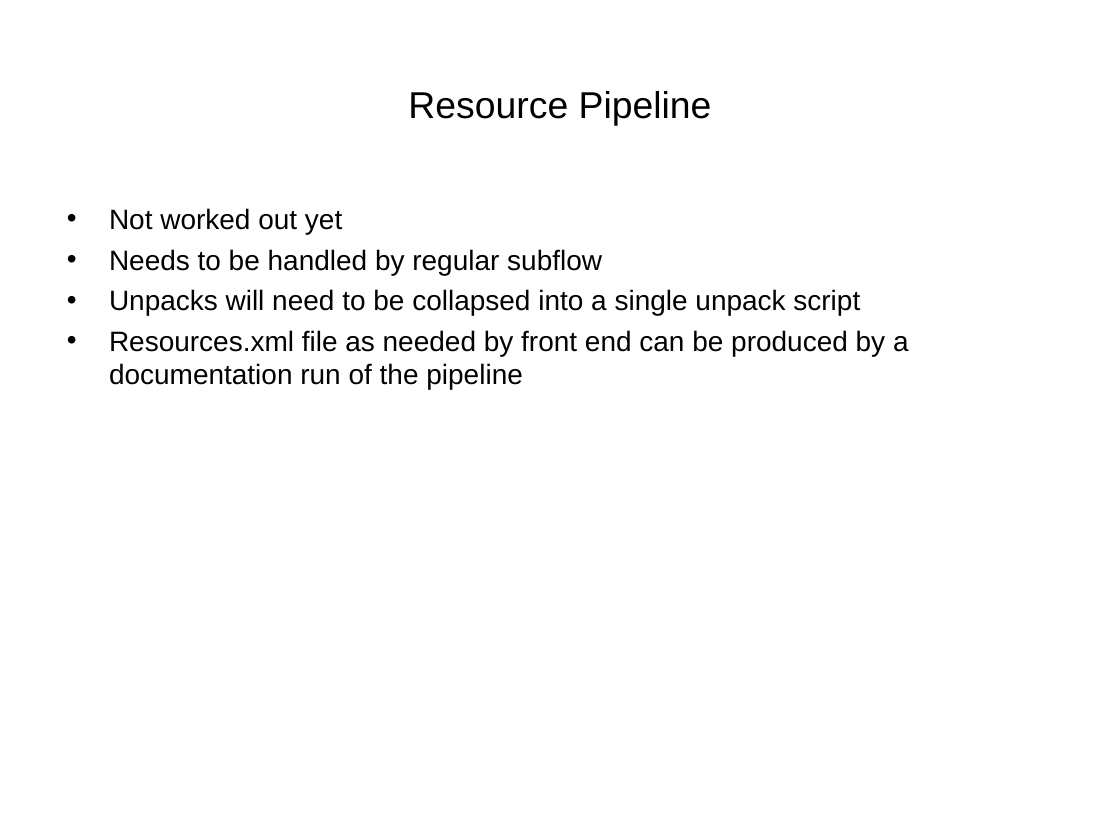
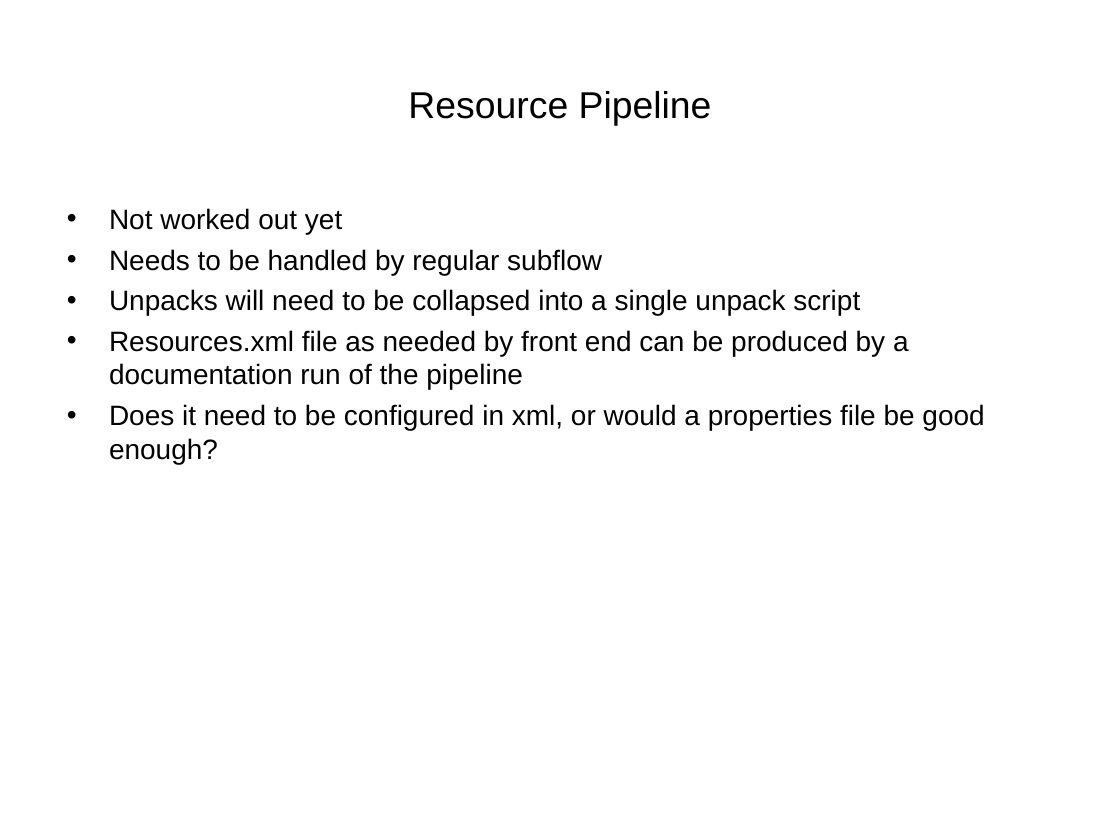
Before and after one commit to VEuPathDB/ApiCommonData, a slide deck: slide 17 of Load/doc/workflow/plasmodb/7.7/ApiWorkFlow.ppt. Drawn at 1120x840 pixels with LibreOffice and Linux fonts; fonts in the diff are those of the drawing. Boxes give left, top, right and bottom in pixels: in the first picture for what was removed or moved away, otherwise in the second. Text is boxed around its words. In the diff, an @@ line names an element or a change of style, - is before the commit and + after.

```diff
--- a/Load/doc/workflow/plasmodb/7.7/ApiWorkFlow.ppt
+++ b/Load/doc/workflow/plasmodb/7.7/ApiWorkFlow.ppt
@@ text at (x1=109, y1=404, x2=984, y2=464): paragraph added @@
+• Does it need to be configured in xml, or would a properties file be good enough?
```
Also in this commit, not shown: 5 other slides changed, 2 other files.
